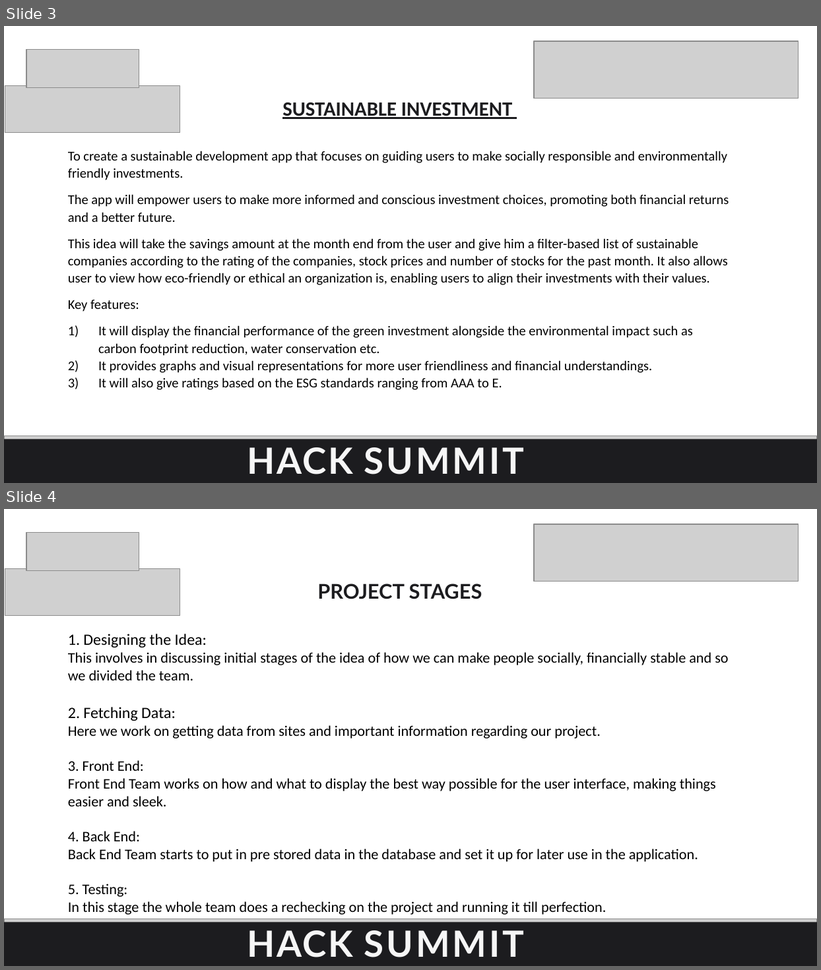
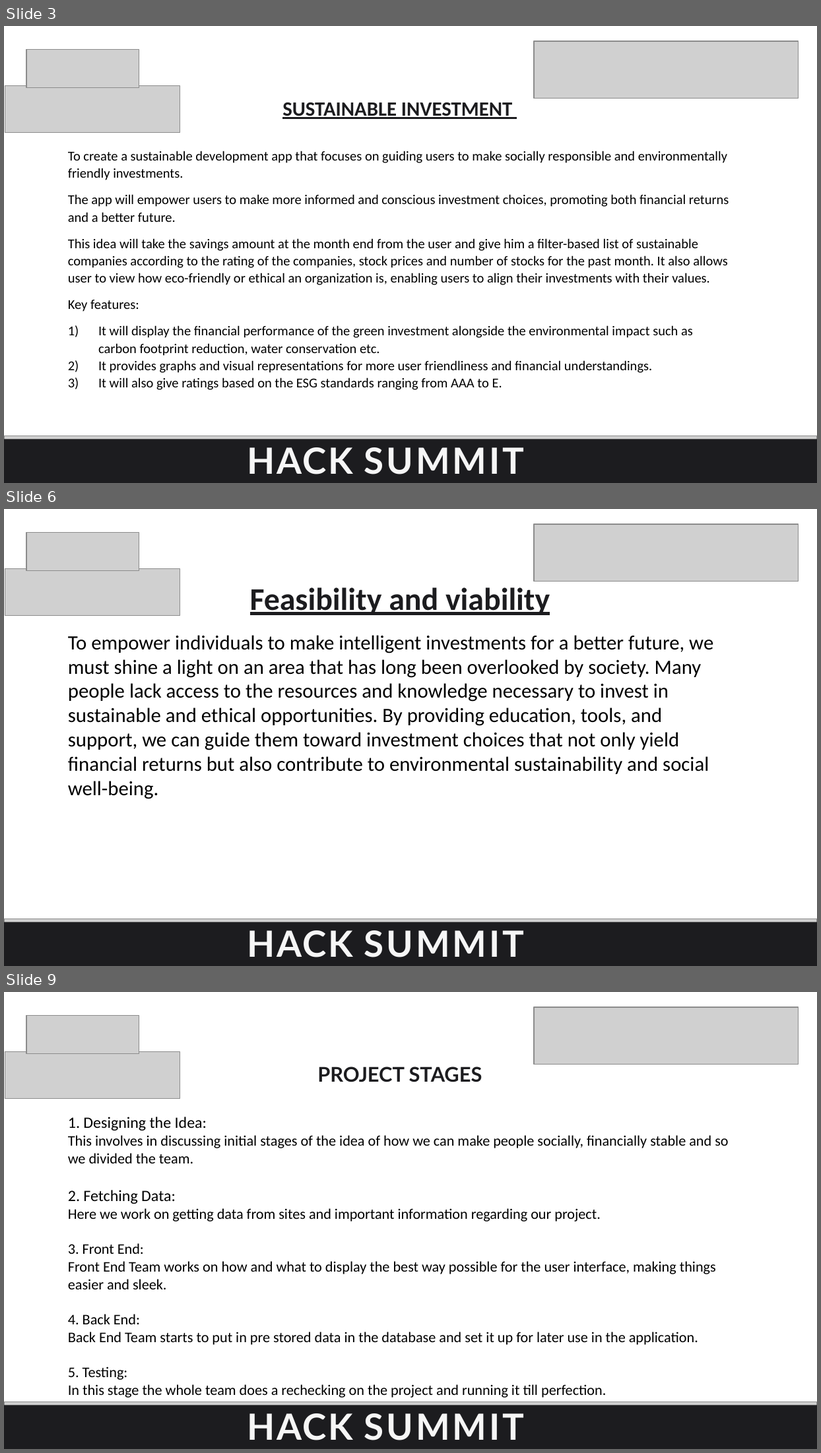
Before and after one commit to vihanvt/hackathon, a slide deck: hacksummit.pptx. Shown one above the other, each under a label of ours: slides 3 and 4 before the commit, slides 3, 6 and 9 after it; the slides between them are not shown. The pictures are 821x970 and 821x1453 pixels, drawn with LibreOffice and Linux fonts; fonts in the diff are those of the drawing; grey boxes stand for pictures; background and template pictures are left out. Boxes give left, top, right and bottom in pixels: in the first picture for what was removed or moved away, otherwise in the second. Text is boxed around its words. In the diff, an @@ line names an element or a change of style, - is before the commit and + after.

```diff
--- a/hacksummit.pptx
+++ b/hacksummit.pptx
@@ slide 6 added at (4, 509, 817, 966), background picture (left out) @@
@@ picture added at (534, 524, 799, 582) @@
@@ picture added at (26, 533, 139, 571) @@
@@ picture added at (5, 568, 180, 615) @@
@@ title added at (250, 588, 550, 615), 28 pt, text #1C1C1F, bold, underline @@
+Feasibility and viability
@@ subtitle added at (68, 635, 714, 799), 18 pt, text #000000 @@
+To empower individuals to make intelligent investments for a better future, we must shine a light on an area that has long been overlooked by society. Many people lack access to the resources and knowledge necessary to invest in sustainable and ethical opportunities. By providing education, tools, and support, we can guide them toward investment choices that not only yield financial returns but also contribute to environmental sustainability and social well-being.
@@ picture added at (4, 919, 817, 966) @@
@@ freeform shape added at (4, 922, 817, 966), fill #1C1C1F @@
@@ text added at (247, 931, 524, 958), 32 pt, text #F6F6F6, bold @@
+HACK SUMMIT ’24
@@ what was slide 4 is now slide 9 @@
```
Also in this commit, not shown: 4 other slides added.
